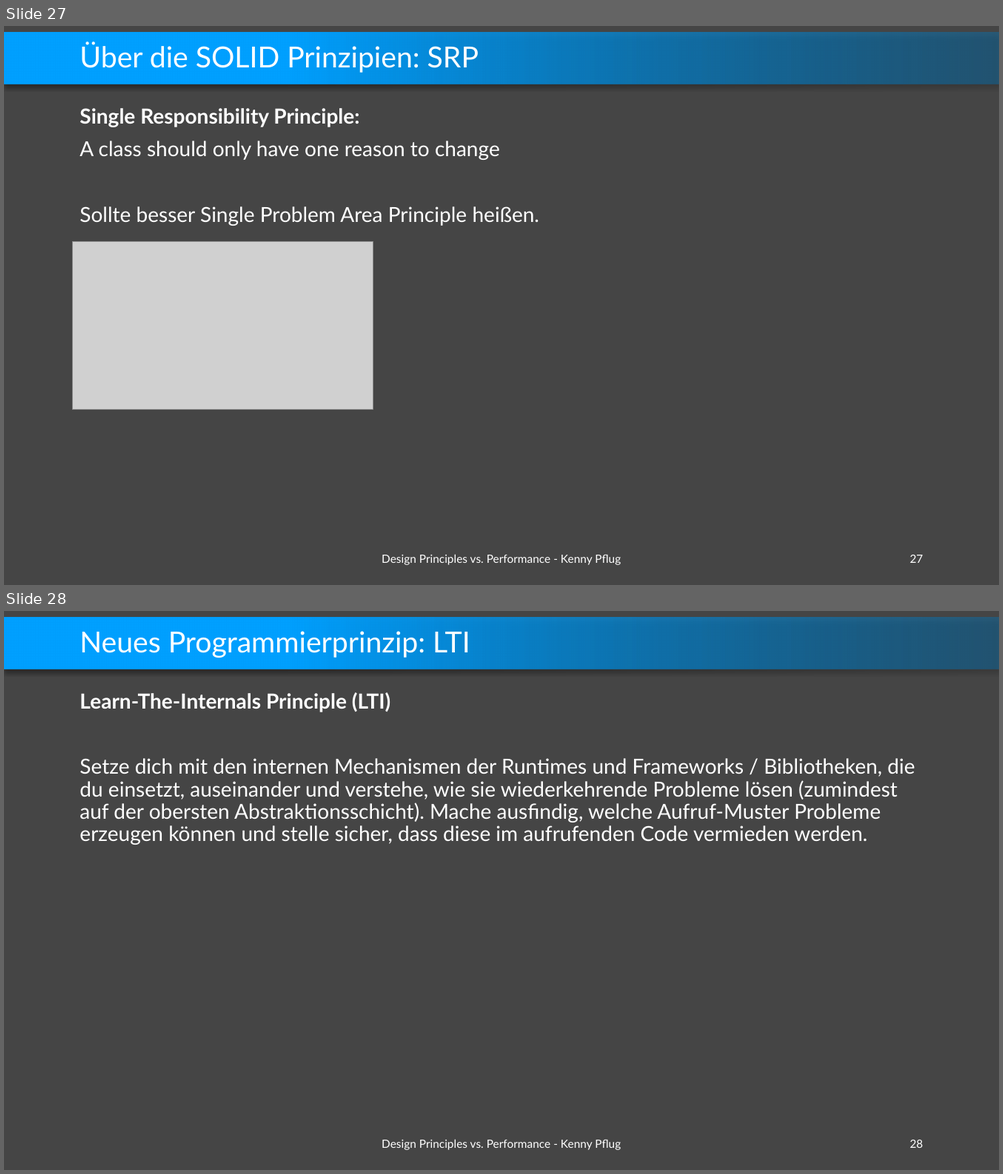
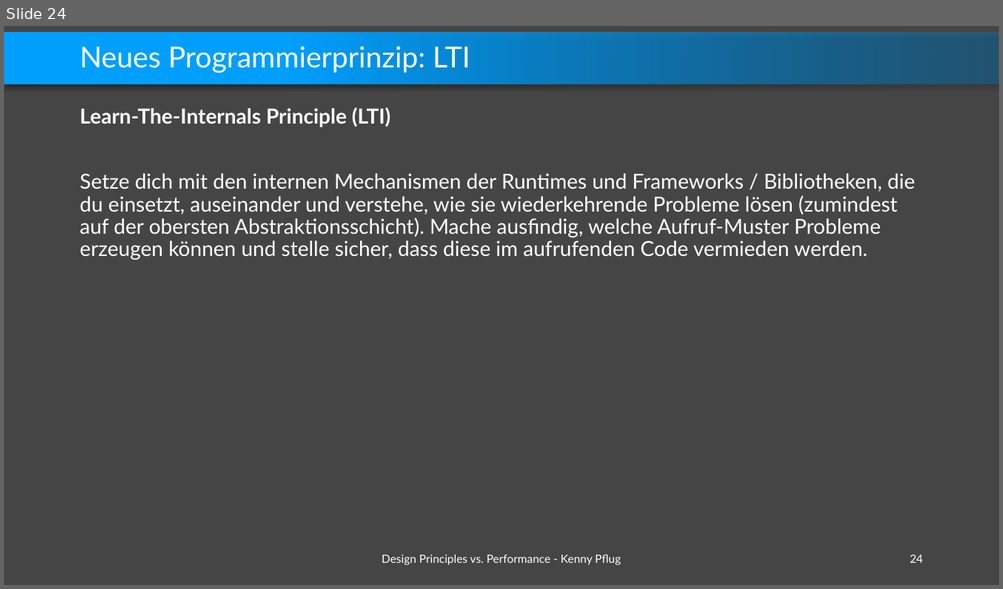
Before and after one commit to feO2x/Adc2021.DesignPrinciplesVsPerformance, a slide deck: Design Principles vs. Performance.pptx. Shown one above the other, each under a label of ours: slides 27 and 28 before the commit, slide 24 after it. The pictures are 1003x1174 and 1003x589 pixels, drawn with LibreOffice and Linux fonts; fonts in the diff are those of the drawing; grey boxes stand for pictures; background and template pictures are left out. Boxes give left, top, right and bottom in pixels: in the first picture for what was removed or moved away, otherwise in the second. Text is boxed around its words. In the diff, an @@ line names an element or a change of style, - is before the commit and + after.

```diff
--- a/Design Principles vs. Performance.pptx
+++ b/Design Principles vs. Performance.pptx
@@ slide 27 removed at [4,26,999,585], background #454545; not listed: 1 template element that a slide beside it also shows @@
@@ title removed at [79,42,478,73] @@
-Über die SOLID Prinzipien: SRP
@@ text removed at [79,108,539,226] @@
-Single Responsibility Principle:
-A class should only have one reason to change
-Sollte besser Single Problem Area Principle heißen.
@@ picture removed at [73,241,373,409] @@
@@ text removed at [381,554,620,565] @@
-Design Principles vs. Performance - Kenny Pflug
@@ page number removed at [910,555,923,563] @@
-27
@@ what was slide 28 is now slide 24 @@
@@ page number at [910,555,923,563]: text changed @@
-28
+24
```
Also in this commit, not shown: 6 slides changed, 1 slide added, 5 other slides removed.
